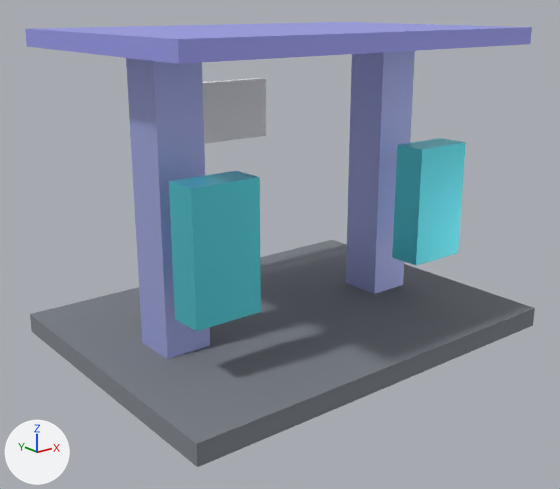
The glTF model frontend/public/models/ev_charger.glb, before and after one commit.
The view is the same before and after, from a 50 mm lens placed at (-3.6, -4.44, 2.49), pointed at (-0.11, -0.08, 0.74). Every picture has the same lights, and +X, +Y and +Z are marked at lower left. The first picture is the older version. Where no turn or scale is listed for an object, it has been applied to the vertices.

Script lines for the objects in view, before the commit:
```python
me_pad = bpy.data.meshes.new('pad')
me_pad.from_pydata(...)  # a box spanning x -1.6..1.6, y -1.2..1.2, z 0.0..0.15
me_pad.materials.append(mat_pad)  # grey #838890
me_plug = bpy.data.meshes.new('plug')
me_plug.from_pydata(...)  # a box spanning x -1.25..-0.75, y -0.675..-0.425, z 0.55..1.45
me_plug.materials.append(mat_plug)  # cyan #66ebf7
me_sign = bpy.data.meshes.new('sign')
me_sign.from_pydata(...)  # a box spanning x -0.6..0.6, y 1.01..1.09, z 1.35..1.85
me_sign.materials.append(mat_sign)  # white #fcfdfe
ob_pad = bpy.data.objects.new('pad', me_pad)
ob_pad.location = (0.0, 0.0, 0.0)
ob_plug = bpy.data.objects.new('plug', me_plug)
ob_plug.location = (0.0, 0.0, 0.0)
ob_sign = bpy.data.objects.new('sign', me_sign)
ob_sign.location = (0.0, 0.0, 0.0)
# also in view: 'canopy' at (0.0, 0.0, 2.25); 'post_2' at (1.0, 0.0, 1.1); 'post' at (-1.0, 0.0, 1.1); 'plug_2' at (1.0, -0.55, 1.0)
```
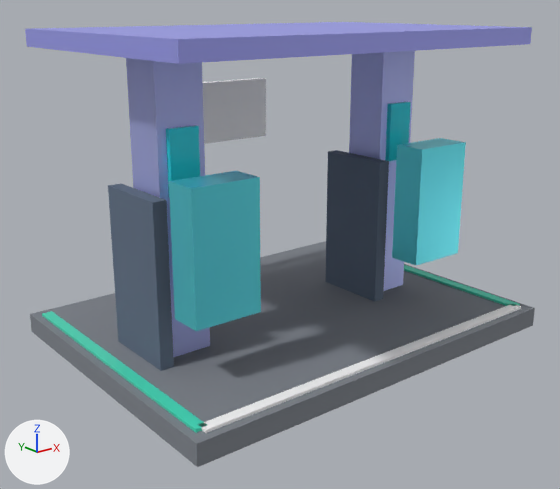
What differs and where, as boxes (x1, y1, x2, y2) in the pictures (560 x 489 px):
'charger_cable', added (blue)
    after: (108, 184, 174, 371)
'charger_cable_2', added (blue)
    after: (325, 150, 389, 302)
'parking_white_divider', added
    after: (200, 304, 521, 433)
'parking_green_left', added
    after: (42, 311, 207, 433)
'display_screen', added (cyan)
    after: (166, 125, 200, 198)
'display_screen_2', added (cyan)
    after: (385, 102, 411, 161)
'parking_green_right', added
    after: (404, 265, 520, 306)

What changed in the scene script:
```text
Add mat_cable:
    mat_cable = principled_material('cable')
    mat_cable.base_color = (0.118, 0.161, 0.231)  # blue #607084
    mat_cable.roughness = 0.85
Add mat_screen:
    mat_screen = principled_material('screen')
    mat_screen.base_color = (0.0235, 0.714, 0.831)  # cyan #2adceb
    mat_screen.roughness = 0.1
Add mat_mat:
    mat_mat = principled_material('mat')
    mat_mat.base_color = (1.0, 1.0, 1.0)  # white #ffffff
    mat_mat.roughness = 0.6
Add mat_green_paint:
    mat_green_paint = principled_material('green_paint')
    mat_green_paint.base_color = (0.0627, 0.725, 0.506)  # cyan #47ddbd
    mat_green_paint.roughness = 0.4
Add me_charger_cable_2:
    me_charger_cable_2.from_pydata(...)  # a box spanning x 0.7..0.8, y -0.3..0.3, z 0.1..1.3
    me_charger_cable_2.materials.append(mat_cable)  # blue #607084
Add me_display_screen_2:
    me_display_screen_2.from_pydata(...)  # a box spanning x 0.89..1.11, y -0.215..-0.165, z 1.275..1.725
    me_display_screen_2.materials.append(mat_screen)  # cyan #2adceb
Add me_charger_cable:
    me_charger_cable.from_pydata(...)  # a box spanning x -1.3..-1.2, y -0.3..0.3, z 0.1..1.3
    me_charger_cable.materials.append(mat_cable)  # blue #607084
Add me_display_screen:
    me_display_screen.from_pydata(...)  # a box spanning x -1.11..-0.89, y -0.215..-0.165, z 1.275..1.725
    me_display_screen.materials.append(mat_screen)  # cyan #2adceb
Add me_parking_white_divider:
    me_parking_white_divider.from_pydata(...)  # a box spanning x -1.5..1.5, y -1.14..-1.06, z 0.15..0.17
    me_parking_white_divider.materials.append(mat_mat)  # white #ffffff
Add me_parking_green_right:
    me_parking_green_right.from_pydata(...)  # a box spanning x 1.46..1.54, y -1.1..1.1, z 0.15..0.17
    me_parking_green_right.materials.append(mat_green_paint)  # cyan #47ddbd
Add me_parking_green_left:
    me_parking_green_left.from_pydata(...)  # a box spanning x -1.54..-1.46, y -1.1..1.1, z 0.15..0.17
    me_parking_green_left.materials.append(mat_green_paint)  # cyan #47ddbd
Add ob_charger_cable_2:
    ob_charger_cable_2 = bpy.data.objects.new('charger_cable_2', me_charger_cable_2)
    ob_charger_cable_2.location = (0.0, 0.0, 0.0)
Add ob_display_screen_2:
    ob_display_screen_2 = bpy.data.objects.new('display_screen_2', me_display_screen_2)
    ob_display_screen_2.location = (0.0, 0.0, 0.0)
Add ob_charger_cable:
    ob_charger_cable = bpy.data.objects.new('charger_cable', me_charger_cable)
    ob_charger_cable.location = (0.0, 0.0, 0.0)
Add ob_display_screen:
    ob_display_screen = bpy.data.objects.new('display_screen', me_display_screen)
    ob_display_screen.location = (0.0, 0.0, 0.0)
Add ob_parking_white_divider:
    ob_parking_white_divider = bpy.data.objects.new('parking_white_divider', me_parking_white_divider)
    ob_parking_white_divider.location = (0.0, 0.0, 0.0)
Add ob_parking_green_right:
    ob_parking_green_right = bpy.data.objects.new('parking_green_right', me_parking_green_right)
    ob_parking_green_right.location = (0.0, 0.0, 0.0)
Add ob_parking_green_left:
    ob_parking_green_left = bpy.data.objects.new('parking_green_left', me_parking_green_left)
    ob_parking_green_left.location = (0.0, 0.0, 0.0)
```
